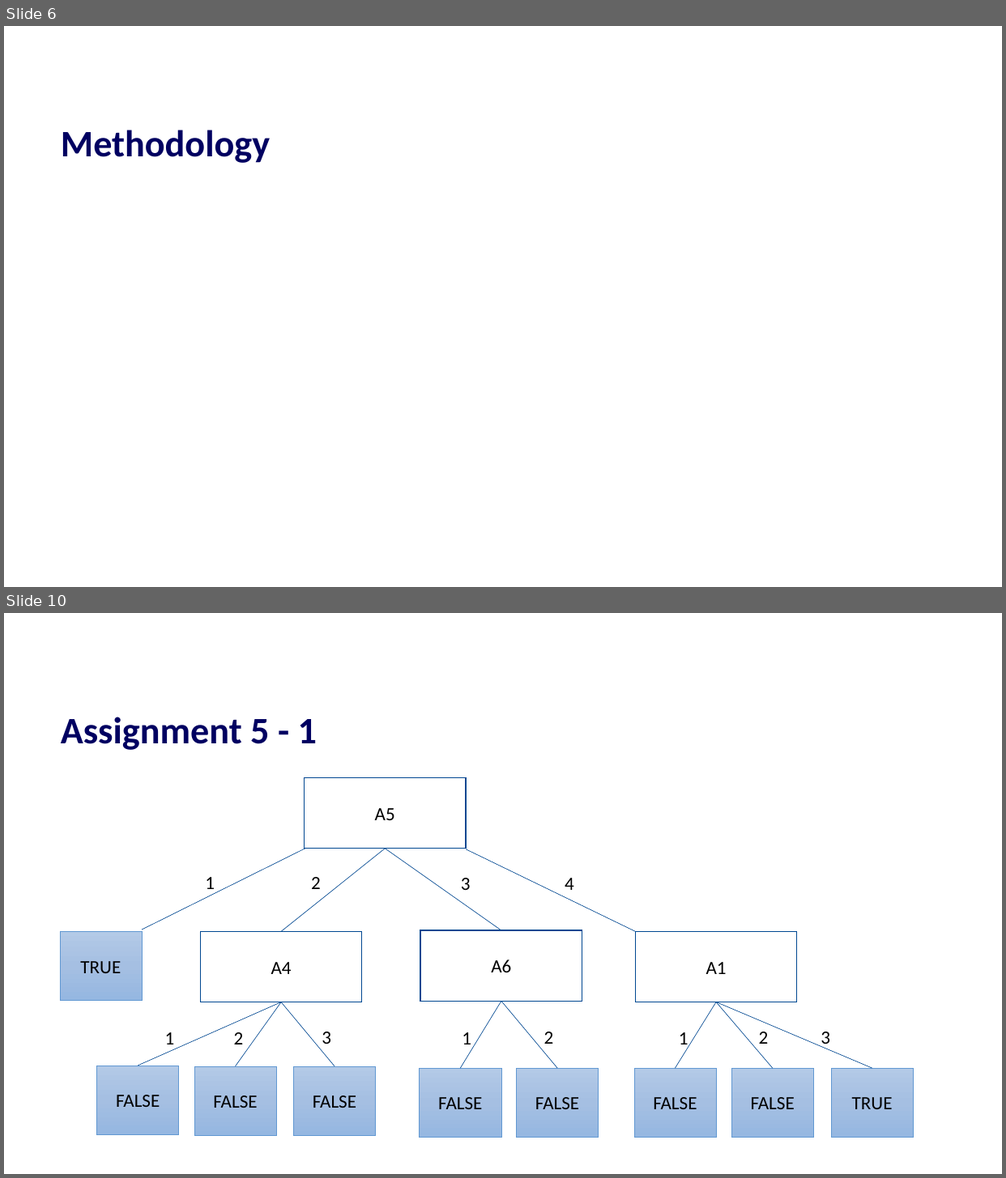
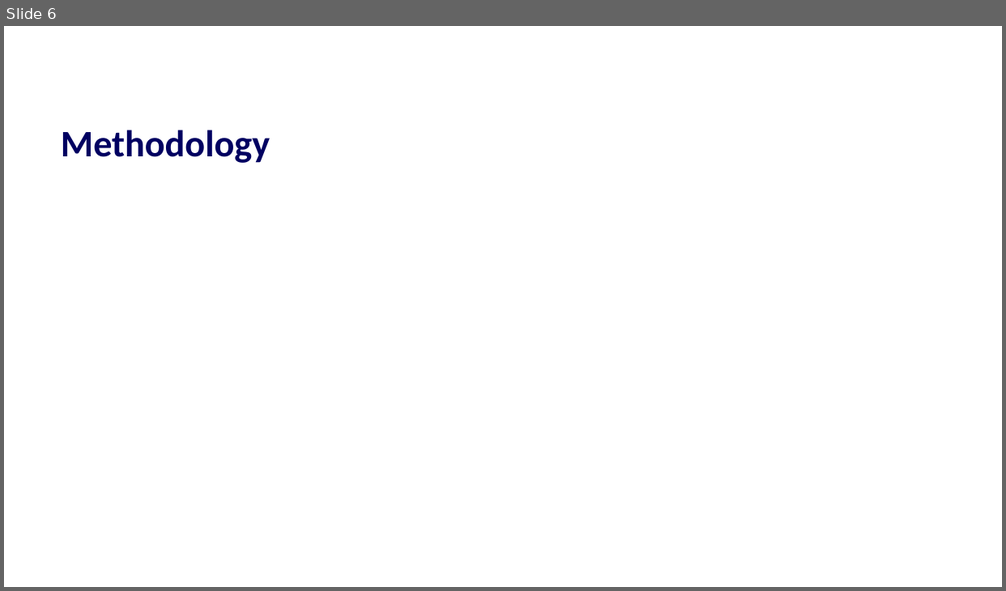
Before and after one commit to TheresaHoesl/PatternRecognition_MachineLearning, a slide deck: Final_project/presentation.pptx. Shown one above the other, each under a label of ours: slides 6 and 10 before the commit, slide 6 after it; the slides between them are not shown. The pictures are 1006x1178 and 1006x591 pixels, drawn with LibreOffice and Linux fonts; fonts in the diff are those of the drawing; grey boxes stand for pictures; background and template pictures are left out. Boxes give left, top, right and bottom in pixels: in the first picture for what was removed or moved away, otherwise in the second. Text is boxed around its words. In the diff, an @@ line names an element or a change of style, - is before the commit and + after.

```diff
--- a/Final_project/presentation.pptx
+++ b/Final_project/presentation.pptx
@@ slide 10 removed at [4, 613, 1002, 1174], background #FFFFFF @@
@@ title removed at [61, 717, 317, 750] @@
-Assignment 5 - 1
@@ group removed at [60, 777, 913, 1137]: 13 rectangles, 12 lines, 12 texts @@
-A5
-TRUE
-A4
-A6
-A1
-1
-2
-3
-4
-FALSE
-FALSE
-FALSE
-FALSE
-FALSE
-FALSE
-FALSE
-TRUE
-1
-1
-1
-2
-2
-2
-3
-3
```
Also in this commit, not shown: 2 slides changed, 4 slides added, 6 other slides removed.
